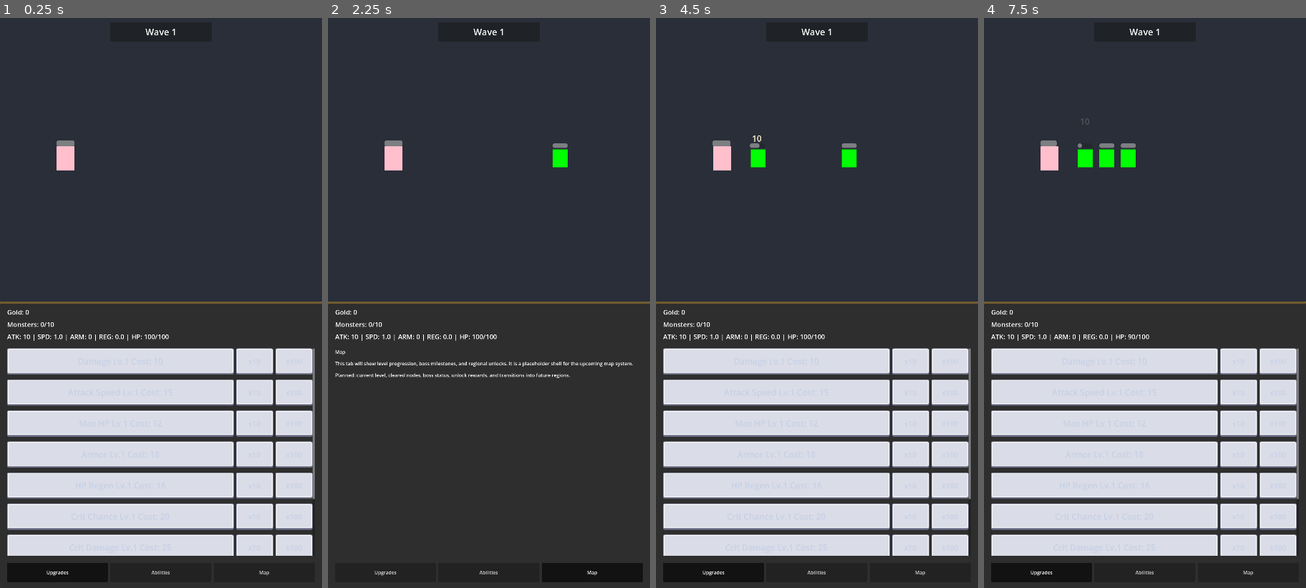
Above: before the commit, frames 1-4 (left to right).
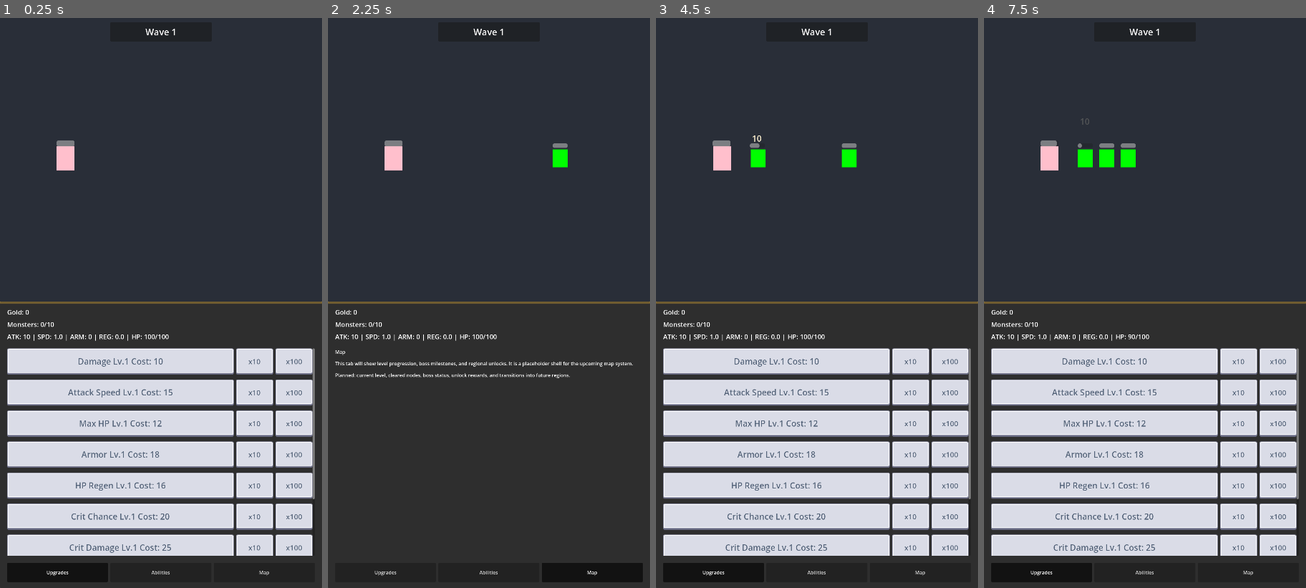
Above: after the commit, the same moments.

Repository: kim-nik/idle-rpg
Game: Godot game, scene res://scenes/Main.tscn
The game is run twice, just before and just after one commit, with the same random seed, the same clock (stepped at 60 frames per second) and the same inputs.
Inputs:
- Up to frame 1 (0.25 s): no input
- Up to frame 2 (2.25 s): click "Debug +100 Gold" at 0.5 s; click "Upgrades" at 1.25 s; click "x10" at 2 s
- Up to frame 3 (4.5 s): click "Abilities" at 2.75 s; click "Map" at 3.5 s; click "Upgrades" at 4.25 s
- Up to frame 4 (7.5 s): click "x100" at 5 s; click "Abilities" at 5.75 s; click "Map" at 6.5 s; click "Upgrades" at 7.25 s

The runs differ from the first frame. In frame 1, 1.0% of the frame differs, in the area x 21-94%, y 59-94%; in frame 2, nothing differs; in frame 3, 1.0%; in frame 4, 1.0%.

Commit message:
Improve upgrade button text contrast

Diff:
--- a/resources/upgrade_button_theme.tres
+++ b/resources/upgrade_button_theme.tres
@@ -68,8 +68,10 @@
 Button/styles/hover_pressed = SubResource("StyleBoxTexture_pressed")
 Button/styles/focus = SubResource("StyleBoxTexture_focus")
 Button/styles/disabled = SubResource("StyleBoxTexture_disabled")
-Button/colors/font_color = Color(1, 1, 1, 1)
-Button/colors/font_hover_color = Color(1, 1, 1, 1)
-Button/colors/font_pressed_color = Color(0.95, 0.98, 1, 1)
-Button/colors/font_focus_color = Color(1, 1, 1, 1)
-Button/colors/font_disabled_color = Color(0.78, 0.82, 0.9, 1)
+Button/colors/font_color = Color(0.11, 0.18, 0.27, 1)
+Button/colors/font_hover_color = Color(0.09, 0.16, 0.24, 1)
+Button/colors/font_pressed_color = Color(0.07, 0.13, 0.2, 1)
+Button/colors/font_focus_color = Color(0.07, 0.13, 0.2, 1)
+Button/colors/font_disabled_color = Color(0.33, 0.39, 0.48, 1)
+Button/constants/outline_size = 2
+Button/colors/font_outline_color = Color(1, 1, 1, 0.7)
